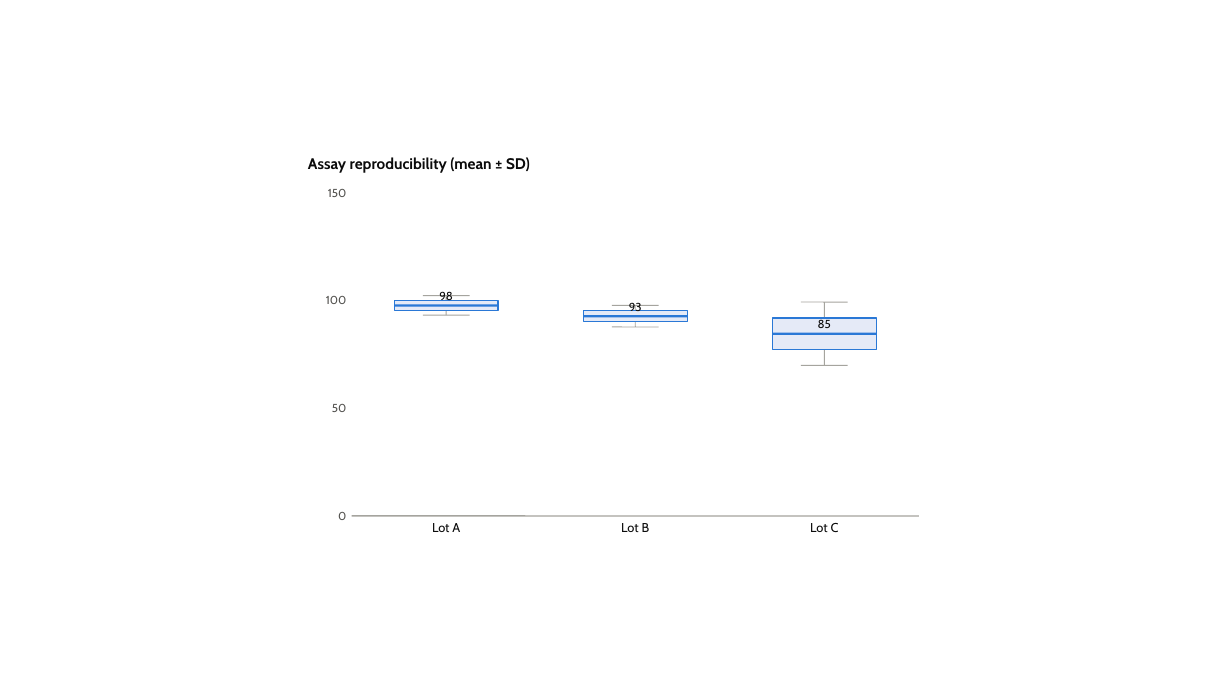
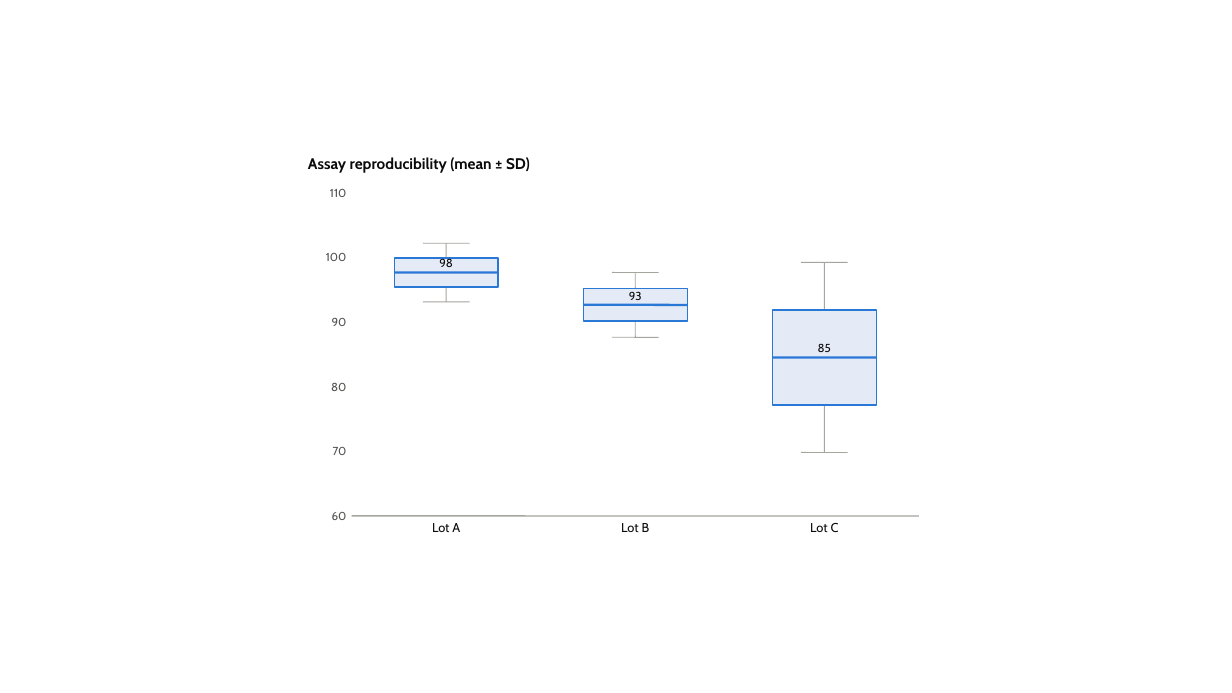
Before and after one commit to dannbleeker/PowerChart, a slide deck: slide 106 of examples/showcase.pptx. Drawn at 1232x693 pixels with LibreOffice and Linux fonts; fonts in the diff are those of the drawing. Boxes give left, top, right and bottom in pixels: in the first picture for what was removed or moved away, otherwise in the second. Text is boxed around its words. In the diff, an @@ line names an element or a change of style, - is before the commit and + after.

```diff
--- a/examples/showcase.pptx
+++ b/examples/showcase.pptx
@@ text at (330,189,346,197): text changed @@
-150
+110
@@ text "100": place and size @@
-text "100" at (326,296,347,304)
+text "100" at (326,253,347,261)
@@ rectangle: place and size @@
-rectangle at (395,300,499,311)
+rectangle at (395,258,499,287)
@@ line moved from (423, 315) - (470, 315) to (423, 243) - (470, 243) @@
@@ line moved from (446, 311) - (446, 315) to (446, 243) - (446, 258) @@
@@ line moved from (801, 302) - (848, 302) to (801, 262) - (848, 262) @@
@@ line moved from (824, 302) - (824, 318) to (824, 262) - (824, 310) @@
@@ line moved from (446, 296) - (446, 300) to (446, 287) - (446, 302) @@
@@ text "93": place and size @@
-text "93" at (629,303,642,311)
+text "93" at (629,291,642,300)
@@ rectangle: place and size @@
-rectangle at (583,311,688,322)
+rectangle at (583,288,688,321)
@@ 2 lines, 1 text: place and size @@
-2 lines, 1 text at (395,292,659,306)
+2 lines, 1 text at (395,258,659,273)
@@ line moved from (635, 306) - (635, 311) to (635, 273) - (635, 288) @@
@@ text added at (332,318,347,326), 9 pt, text #52514E @@
+90
@@ line moved from (423, 296) - (470, 296) to (423, 302) - (470, 302) @@
@@ line moved from (583, 316) - (688, 316) to (583, 305) - (688, 305) @@
@@ line moved from (635, 322) - (635, 327) to (635, 321) - (635, 337) @@
@@ rectangle: place and size @@
-rectangle at (773,318,877,349)
+rectangle at (773,310,877,405)
@@ line moved from (612, 327) - (659, 327) to (612, 337) - (659, 337) @@
@@ text "85": place and size @@
-text "85" at (818,319,831,328)
+text "85" at (818,343,831,352)
@@ line moved from (773, 334) - (876, 334) to (773, 358) - (876, 358) @@
@@ text added at (331,383,346,391), 9 pt, text #52514E @@
+80
@@ text removed at (332,404,346,412) @@
-50
@@ line moved from (824, 349) - (824, 365) to (824, 405) - (824, 453) @@
@@ text added at (333,447,347,455), 9 pt, text #52514E @@
+70
@@ line moved from (801, 365) - (848, 365) to (801, 453) - (848, 453) @@
@@ text at (332,512,347,520): text changed @@
-0
+60
```
Also in this commit, not shown: 4 other slides changed, 6 other files.
